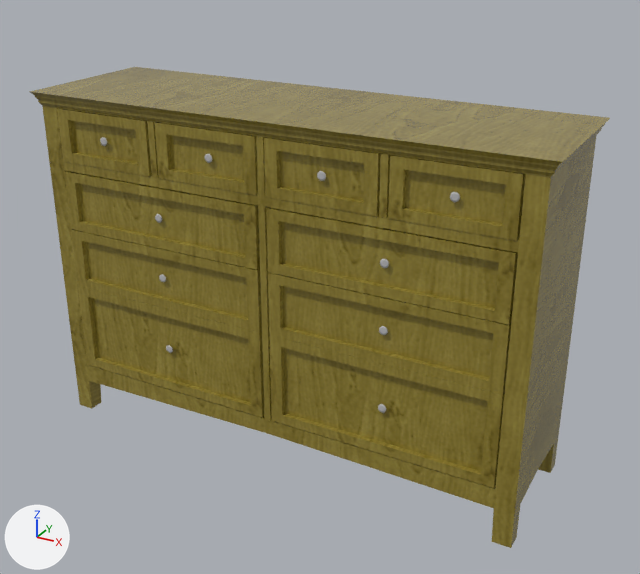
An edit to the glTF model public/assets/glb/largebox.glb, drawn before and after from the same camera.
Rendered twice from a 50 mm lens placed at (0.001221, -0.002115, 0.001586), pointed at (0.000061, -0.000006, 0.000531). Lighting does not change. The marker at lower left points along +X, +Y and +Z. Where no turn or scale is listed for an object, it has been applied to the vertices. Vertices at the same position are counted once.

The first picture shows 'handle_obj', 'wood_obj'.
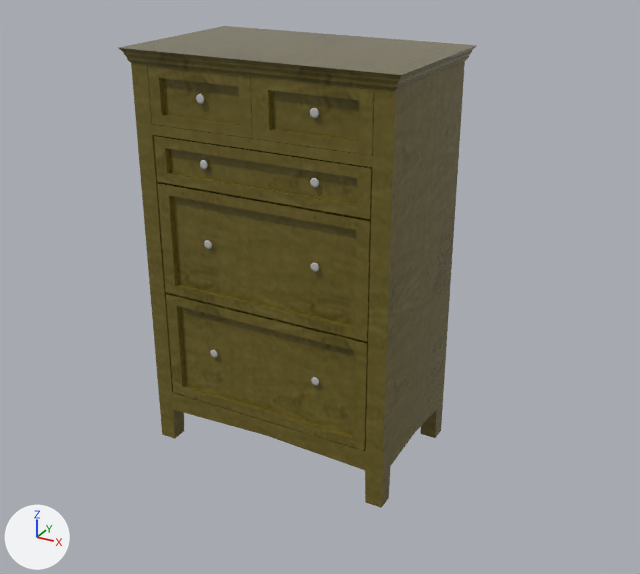
Patch to the scene script:
```diff
--- a/public/assets/glb/largebox.glb.py
+++ b/public/assets/glb/largebox.glb.py
@@ mat_material__135 @@
+mat_material__135 = bpy.data.materials.new('Material__135')
+# uses the picture img_material__135basecolortexture_jpeg
@@ me_wood_obj @@
-me_wood_obj.from_pydata(...)  # 517 vertices, 980 faces; spans x -0.00002..0.00155, y -0.00024..0.00024, z 0.0..0.00106
-me_wood_obj.materials.append(mat_material__2)
+me_wood_obj.from_pydata(...)  # 381 vertices, 736 faces; spans x -0.00002..0.0008, y -0.00048..0.00002, z 0.0..0.00122
+# me_wood_obj part 10: the loose piece of 24 vertices spanning x 0.00007..0.00075, y -0.00022..0.00016, z 0.00017..0.00045 is scaled about its middle by (0.972, 1, 1.2), then moved by (-0.00002, -0.00024, 0.00003), in mat_material__135
+# me_wood_obj part 11: the loose piece of 24 vertices spanning x 0.00007..0.00039, y -0.00022..0.00016, z 0.00086..0.00102 is moved by (-0.00001, -0.00024, 0.00016), in mat_material__135
+# me_wood_obj part 12: the loose piece of 24 vertices spanning x 0.00007..0.00075, y -0.00022..0.00016, z 0.00065..0.00083 is scaled about its middle by (0.975, 1, 0.676), then moved by (-0.00002, -0.00024, 0.00018), in mat_material__135
+# me_wood_obj part 13: the loose piece of 24 vertices spanning x 0.00042..0.00075, y -0.00022..0.00016, z 0.00086..0.00102 is moved by (-0.00003, -0.00024, 0.00016), in mat_material__135
+# me_wood_obj part 14: the loose piece of 8 vertices spanning x 0.0004..0.00042, y -0.00022..-0.00018, z 0.00086..0.00102 is moved by (-0.00002, -0.00024, 0.00015), in mat_material__135
+# me_wood_obj part 15: a new loose piece of 253 vertices spanning x -0.00002..0.0008, y -0.00048..0.00002, z 0.0..0.00122, in mat_material__135
+# me_wood_obj part 16: a new loose piece of 24 vertices spanning x 0.00006..0.00072, y -0.00045..-0.00008, z 0.00051..0.00085, in mat_material__135
+# me_wood_obj part 17: 6 loose pieces with 128 vertices, spanning x 0.00078..0.00146, y -0.00022..0.00016, z 0.00017..0.00102, are deleted
+# me_wood_obj part 18: 285 vertices removed from x -0.00002..0.00155, y -0.00024..0.00024, z 0.0..0.00106
+me_wood_obj.materials.append(mat_material__135)
@@ me_handle_obj @@
-me_handle_obj.from_pydata(...)  # 1920 vertices, 3500 faces; spans x 0.000217..0.001314, y -0.000214..-0.000201, z 0.000301..0.000953
+me_handle_obj.from_pydata(...)  # 1782 vertices, 2800 faces; spans x 0.000207..0.000574, y -0.000451..-0.000438, z 0.000444..0.001223
+# me_handle_obj part 1: the loose piece of 192 vertices spanning x 0.000217..0.000242, y -0.000214..-0.000201, z 0.000928..0.000953 is moved by (-0.000011, -0.000236, 0.000269)
+# me_handle_obj part 2: the loose piece of 192 vertices spanning x 0.000397..0.000421, y -0.000214..-0.000201, z 0.000725..0.000751 is moved by (-0.00019, -0.000237, 0.000064)
+# me_handle_obj part 3: the loose piece of 192 vertices spanning x 0.000585..0.000609, y -0.000214..-0.000201, z 0.000928..0.000953 is moved by (-0.000036, -0.000236, -0.000139)
+# me_handle_obj part 4: 7 loose pieces with 1344 vertices, spanning x 0.000395..0.001314, y -0.000214..-0.000201, z 0.000301..0.000953, are deleted
+# me_handle_obj part 5: 256 vertices added at x 0.000207..0.000231, y -0.000451..-0.000438, z 0.00102..0.001045
+# me_handle_obj part 6: 256 vertices added at x 0.000549..0.000574, y -0.000451..-0.000438, z 0.00102..0.001045
+# me_handle_obj part 7: 248 vertices added at x 0.000549..0.000574, y -0.000451..-0.000438, z 0.000444..0.000469
+# me_handle_obj part 8: 238 vertices added at x 0.000207..0.000231, y -0.000451..-0.000438, z 0.000444..0.000469
+# me_handle_obj part 9: 208 vertices added at x 0.000549..0.000574, y -0.000451..-0.000438, z 0.001197..0.001223
 me_handle_obj.materials.append(mat_largebox_convert_handle_material)
@@ ob_wood_obj @@
 ob_wood_obj = bpy.data.objects.new('wood_obj', me_wood_obj)
-ob_wood_obj.location = (-0.000765, 0.0, 0.000001)
+ob_wood_obj.location = (-0.000398, 0.000228, 0.0)
@@ ob_handle_obj @@
 ob_handle_obj = bpy.data.objects.new('handle_obj', me_handle_obj)
-ob_handle_obj.location = (-0.000766, 0.0, 0.000001)
+ob_handle_obj.location = (-0.000398, 0.000228, -0.000109)
```

Location of each change, (x1, y1, x2, y2) in pixels of the pictures (640 x 574 px; the box of a moved part takes in the faces that stretch with it):
'wood_obj', reshaped, moved (38% narrower): before (30, 67, 610, 548); after (119, 26, 477, 508)
'handle_obj', reshaped, moved (66% narrower): before (100, 137, 460, 413); after (196, 94, 319, 386)
part 1 of me_handle_obj, moved or reshaped: before (100, 137, 107, 146); after (196, 94, 204, 104)
part 2 of me_handle_obj, moved or reshaped: before (155, 214, 162, 223); after (204, 240, 212, 249)
part 3 of me_handle_obj, moved or reshaped: before (205, 153, 212, 163); after (311, 262, 319, 272)
part 4 of me_handle_obj, deleted: before (159, 171, 460, 413)
part 5 of me_handle_obj, added: after (200, 160, 208, 169)
part 6 of me_handle_obj, added: after (310, 178, 319, 188)
part 7 of me_handle_obj, added: after (311, 377, 319, 386)
part 8 of me_handle_obj, added: after (210, 349, 218, 358)
part 9 of me_handle_obj, added: after (310, 108, 319, 118)
part 10 of me_wood_obj, moved or reshaped: before (78, 286, 264, 417); after (166, 293, 368, 451)
part 11 of me_wood_obj, moved or reshaped: before (57, 108, 152, 176); after (147, 66, 253, 138)
part 12 of me_wood_obj, moved or reshaped: before (65, 171, 260, 270); after (154, 135, 372, 219)
part 13 of me_wood_obj, moved or reshaped: before (154, 122, 258, 195); after (255, 77, 374, 155)
part 14 of me_wood_obj, moved or reshaped: before (147, 120, 158, 178); after (251, 77, 257, 139)
part 15 of me_wood_obj, added (brown): after (119, 26, 477, 508)
part 16 of me_wood_obj, added (brown): after (157, 182, 371, 341)
part 17 of me_wood_obj, deleted (yellow): before (264, 137, 526, 488)
part 18 of me_wood_obj, deleted (yellow): before (30, 67, 610, 548)
